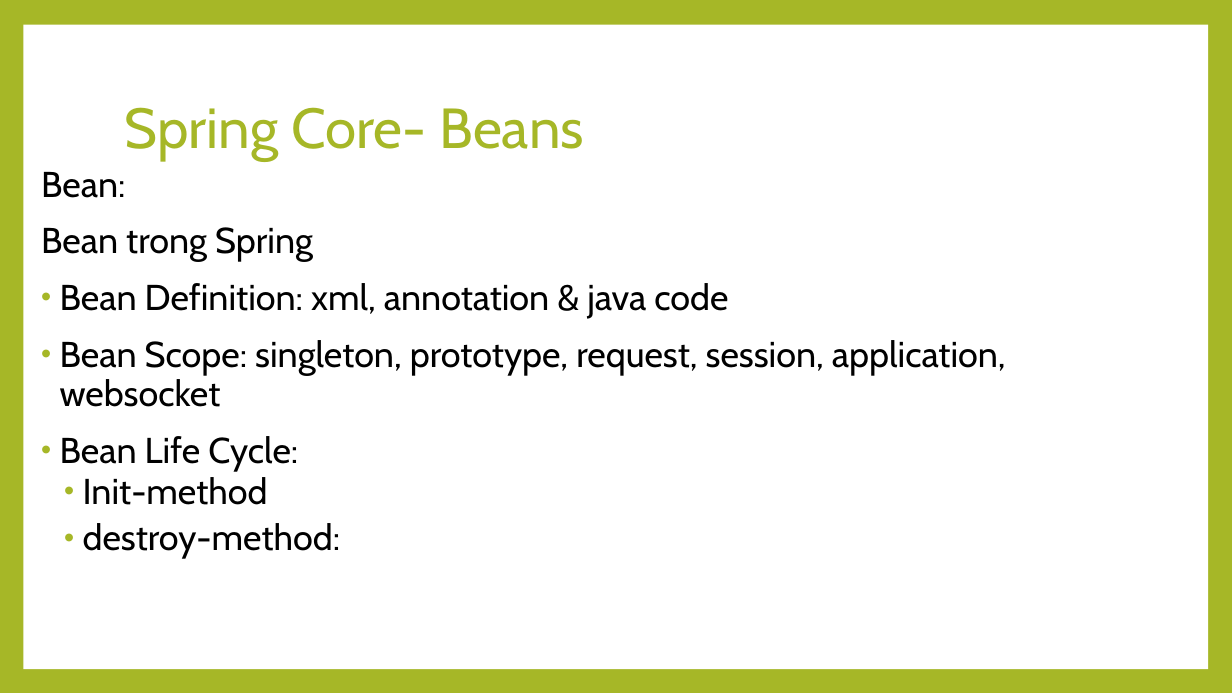
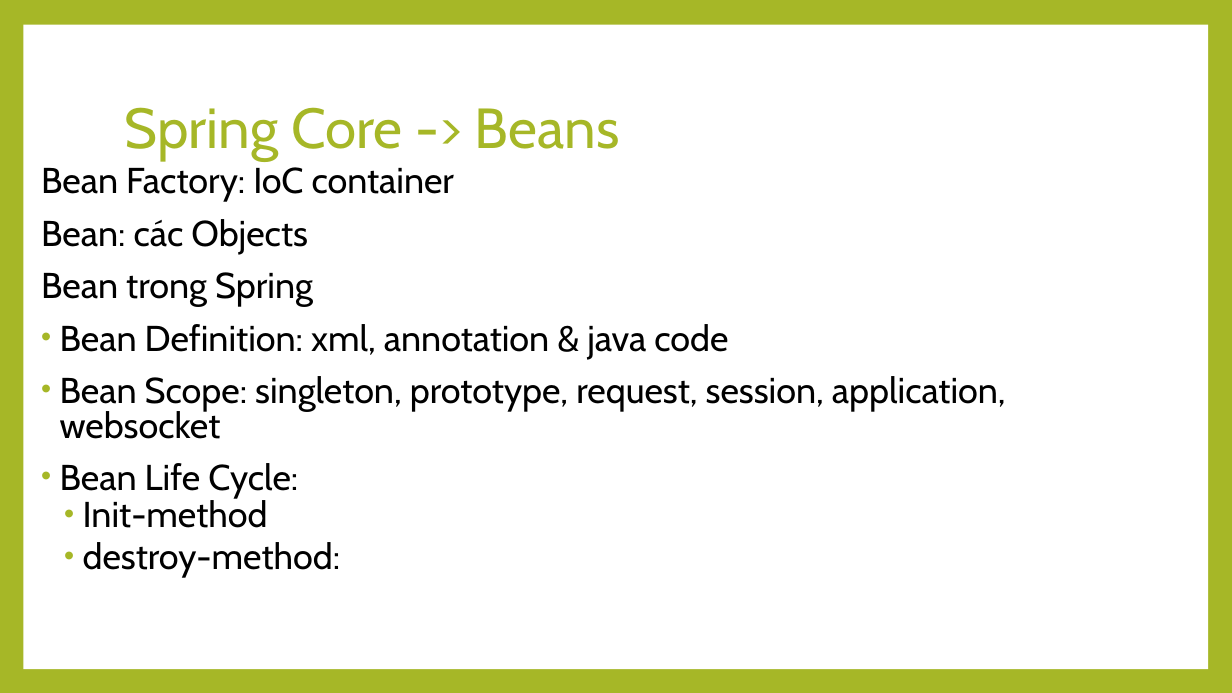
Before and after one commit to thaolt007/spring-doc, a slide deck: slide 7 of Spring.pptx. Drawn at 1232x693 pixels with LibreOffice and Linux fonts; fonts in the diff are those of the drawing. Boxes give left, top, right and bottom in pixels: in the first picture for what was removed or moved away, otherwise in the second. Text is boxed around its words. In the diff, an @@ line names an element or a change of style, - is before the commit and + after.

Commit message:
spring mvc continute

```diff
--- a/Spring.pptx
+++ b/Spring.pptx
@@ title at (x1=125, y1=107, x2=620, y2=161): text changed @@
-Spring Core- Beans
+Spring Core -> Beans
@@ text at (x1=41, y1=167, x2=454, y2=254): text changed @@
-Bean:
+Bean Factory: IoC container
+Bean: các Objects
@@ text at (x1=41, y1=272, x2=1006, y2=578): line spacing 0.9 to 0.8 @@
```
Also in this commit, not shown: 10 other slides changed, 2 slides added, 2 other files.
